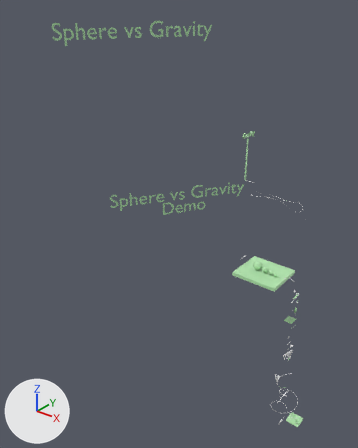
Two versions of the glTF model assets/models/pvc.glb, one commit apart.
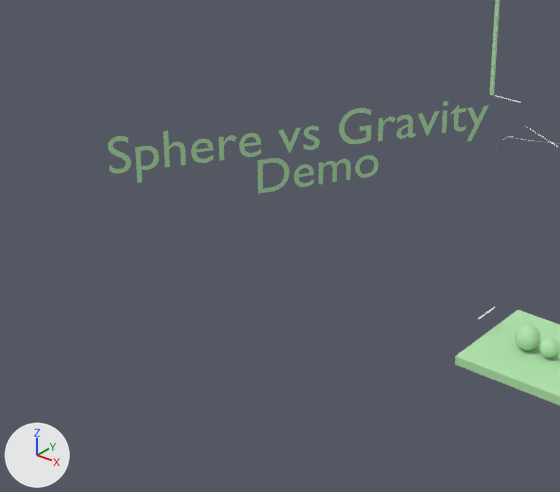
The first picture shows the older version from a camera (50 mm lens) standing at (616.0, -1485.0, 1671.0) and looking at (-679.0, 133.0, 667.0). The close-ups show both versions on the part from 20% to 75% of the width and 33% to 71% of the height of that picture; other places that the commit changed are outside them. The axes (+X, +Y, +Z) are drawn at lower left. The lights are the same throughout.

In view in the first close-up: 'kaaba.002', 'kaabazezedsdsdsdzergrey'.
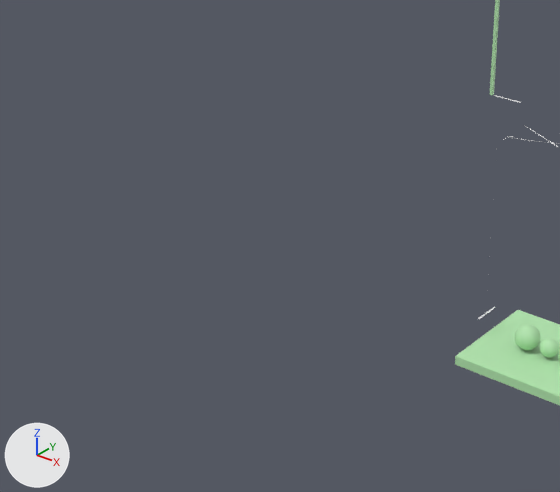
Changed parts and their boxes (x1, y1, x2, y2) in the close-ups (560 x 492 px):
'kaaba.002', deleted (green): before (108, 101, 489, 194)

The change, as a list of edits to the scene's bpy script:
```text
Remove ob_kaaba_002:
    ob_kaaba_002 = bpy.data.objects.new('kaaba.002', me_text_003)
    ob_kaaba_002.location = (-899.0, 403.0, 649.0)
```
